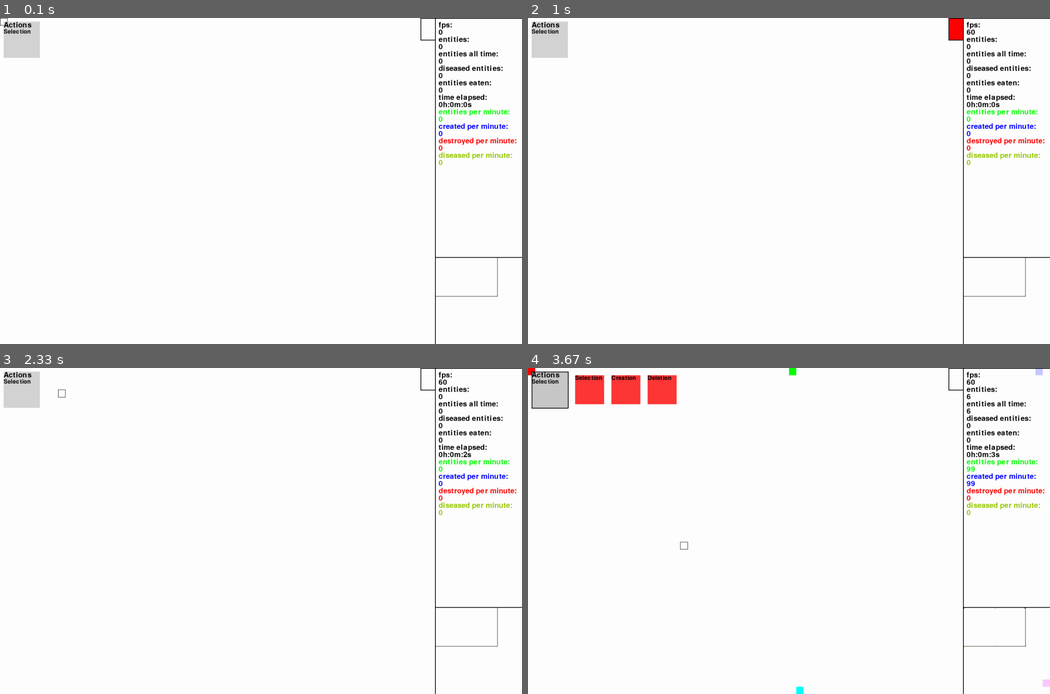
Above: before the commit, frames 1-4 (two rows, left to right).
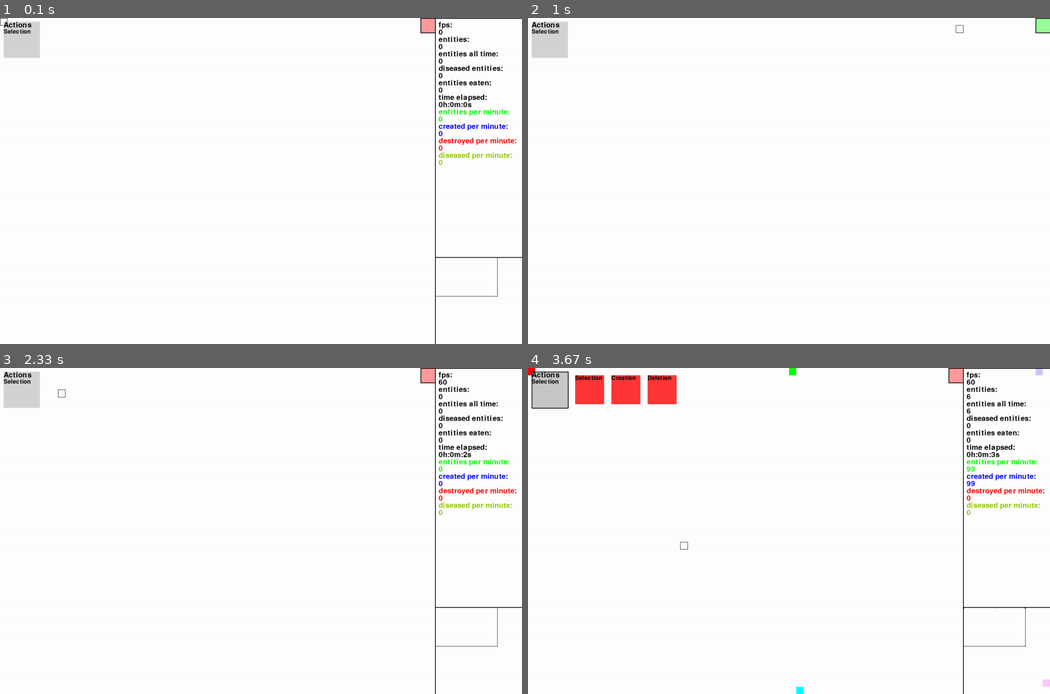
Above: after the commit, the same moments.

Repository: sbwhitt/pygame-life-simulation
Game: pygame game, started from main.py
Two runs of this game, one before a commit and one after it. Both use one fixed random seed, a clock stepped at 60 frames per second and the inputs below.
Inputs (mouse positions are in pixels of both pictures, inside the frame that each line leads up to):
- Up to frame 1 (0.1 s): no input
- Up to frame 2 (1 s): press the mouse at (1008, 301) at 0.37 s; move the mouse to (815, 278) at 0.47 s; release the mouse at (627, 255) at 0.6 s; click (956, 24) at 0.72 s
- Up to frame 3 (2.33 s): press the mouse at (516, 374) at 1.03 s; move the mouse to (454, 478) at 1.13 s; release the mouse at (396, 583) at 1.27 s; click "Actions" at 1.38 s; click "Selection" at 1.72 s; tap C at 2 s
- Up to frame 4 (3.67 s): press the mouse at (1008, 651) at 2.37 s; move the mouse to (888, 531) at 2.47 s; release the mouse at (768, 410) at 2.6 s; tap E at 2.67 s; press the mouse at (1008, 651) at 3.03 s; move the mouse to (909, 612) at 3.13 s; release the mouse at (809, 576) at 3.27 s; press the mouse at (548, 390) at 3.37 s; move the mouse to (616, 465) at 3.47 s; release the mouse at (679, 544) at 3.6 s

The runs differ from the first frame. In frame 1, 0.1% of the frame differs, in the area x 80-84%, y 0-7%; in frame 2, 2.0%, in the area x 80-100%, y 0-100%; in frame 3, 0.1%; in frame 4, 0.1%.

Commit message:
add button toggling

Diff:
--- a/src/app.py
+++ b/src/app.py
@@ -142,13 +142,8 @@
         # why are event.button values different from pygame.mouse.get_pressed???
         # left click is 1 here but 0 elsewhere
         if button-1 == settings.LEFT_CLICK:
-            # left click picker menu
-            if self.picker.contains_click(pygame.mouse.get_pos(), settings.LEFT_CLICK):
-                if not self.picker.menu_open: self.picker.open_pick_menu()
-                else: self.picker.close_pick_menu()
-            # left click picker menu option
-            elif self.picker.menu_open and self.picker.contains_option_click(pygame.mouse.get_pos(), settings.LEFT_CLICK):
-                self.picker.close_pick_menu()
+            self.picker.handle_click(settings.LEFT_CLICK)
+            self.side_panel.handle_click(settings.LEFT_CLICK)
 
     def _handle_mouse_actions(self) -> None:
         # mouse buttons: 0 == left, 1 == middle, 2 == right
--- a/src/interface/picker_menu.py
+++ b/src/interface/picker_menu.py
@@ -50,18 +50,14 @@
         if self.menu_open:
             self._render_menu_options(screen)
 
-    def contains_click(self, pos: tuple, button: int) -> bool:
-        if button == settings.LEFT_CLICK:
-            return utils.within_rect(pos, self.rect)
-
-    def contains_option_click(self, pos: tuple, button: int) -> bool:
-        if button == settings.LEFT_CLICK:
-            o: PickerMenuOption
-            for o in self.options:
-                if utils.within_rect(pos, o.rect):
-                    self._pick_option(o)
-                    return True
-        return False
+    def handle_click(self, button: int) -> None:
+        # left click picker menu
+            if self._contains_click(button):
+                if not self.menu_open: self.open_pick_menu()
+                else: self.close_pick_menu()
+            # left click picker menu option
+            elif self.menu_open and self._contains_option_click(button):
+                self.close_pick_menu()
 
     def open_pick_menu(self) -> None:
         self.menu_open = True
@@ -74,6 +70,19 @@
         for o in self.options: o.hidden = True
 
     # helpers
+
+    def _contains_click(self, button: int) -> bool:
+        if button == settings.LEFT_CLICK:
+            return self.hovering()
+
+    def _contains_option_click(self, button: int) -> bool:
+        if button == settings.LEFT_CLICK:
+            o: PickerMenuOption
+            for o in self.options:
+                if o.hovering():
+                    self._pick_option(o)
+                    return True
+        return False
 
     def _render_menu_options(self, screen: pygame.display) -> None:
         if not self.menu_open:
--- a/src/interface/side_panel.py
+++ b/src/interface/side_panel.py
@@ -25,6 +25,7 @@
             self.style.COLOR = colors.RED if panel_open else colors.GREEN
             self.render_hover(screen)
         else:
+            self.render_transparent(screen)
             self.render_border(screen)
         # self._render_carat(screen, panel_open)
 
@@ -47,8 +48,14 @@
 
     def render(self, screen: pygame.display, entities: list[Entity]) -> None:
         self.panel_button.render(screen, self.panel_open)
-        self.stats.render(screen)
-        self.minimap.render(screen, entities)
+        if self.panel_open:
+            self.stats.render(screen)
+            self.minimap.render(screen, entities)
+
+    def handle_click(self, button: int) -> None:
+        if self.panel_button.hovering():
+            if button == settings.LEFT_CLICK:
+                self._toggle_panel()
 
     def update_stats(self, clock: Clock, e_man: EntityManager, metrics: Metrics) -> None:
         self.stats.clear()
@@ -80,3 +87,16 @@
         # self.stats.add_stat("eaten per minute: ",
         #                     str(int(metrics.get_rate("eaten"))),
         #                     colors.ORANGE)
+
+    # helpers
+
+    def _toggle_panel(self) -> None:
+        self.panel_open = not self.panel_open
+        if self.panel_open:
+            self.panel_button.pos = utils.subtract_twoples(self.pos, (self.panel_button.style.WIDTH, 0))
+            self.stats.hidden = False
+            self.minimap.hidden = False
+        else:
+            self.panel_button.pos = (settings.WINDOW_WIDTH-self.panel_button.style.WIDTH, 0)
+            self.stats.hidden = True
+            self.minimap.hidden = True
--- a/src/styles/styles.py
+++ b/src/styles/styles.py
@@ -30,9 +30,10 @@
 @dataclass
 class SidePanelButtonStyle(Style):
     WIDTH = 40
-    HEIGHT = 60
+    HEIGHT = 40
     COLOR = colors.RED
     BORDER_WIDTH = 2
+    ALPHA = 100
 
 @dataclass
 class StatsPanelStyle(Style):
